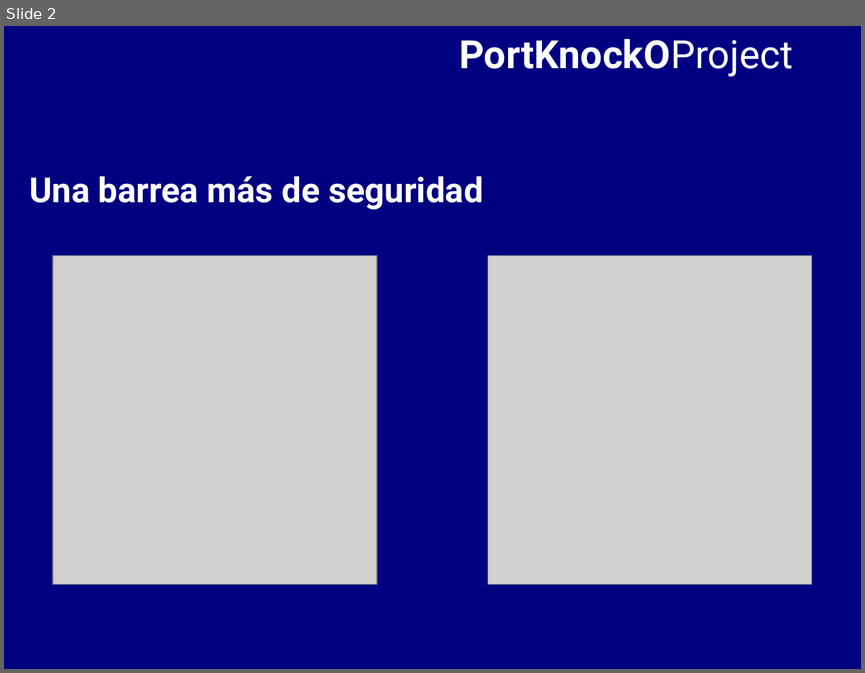
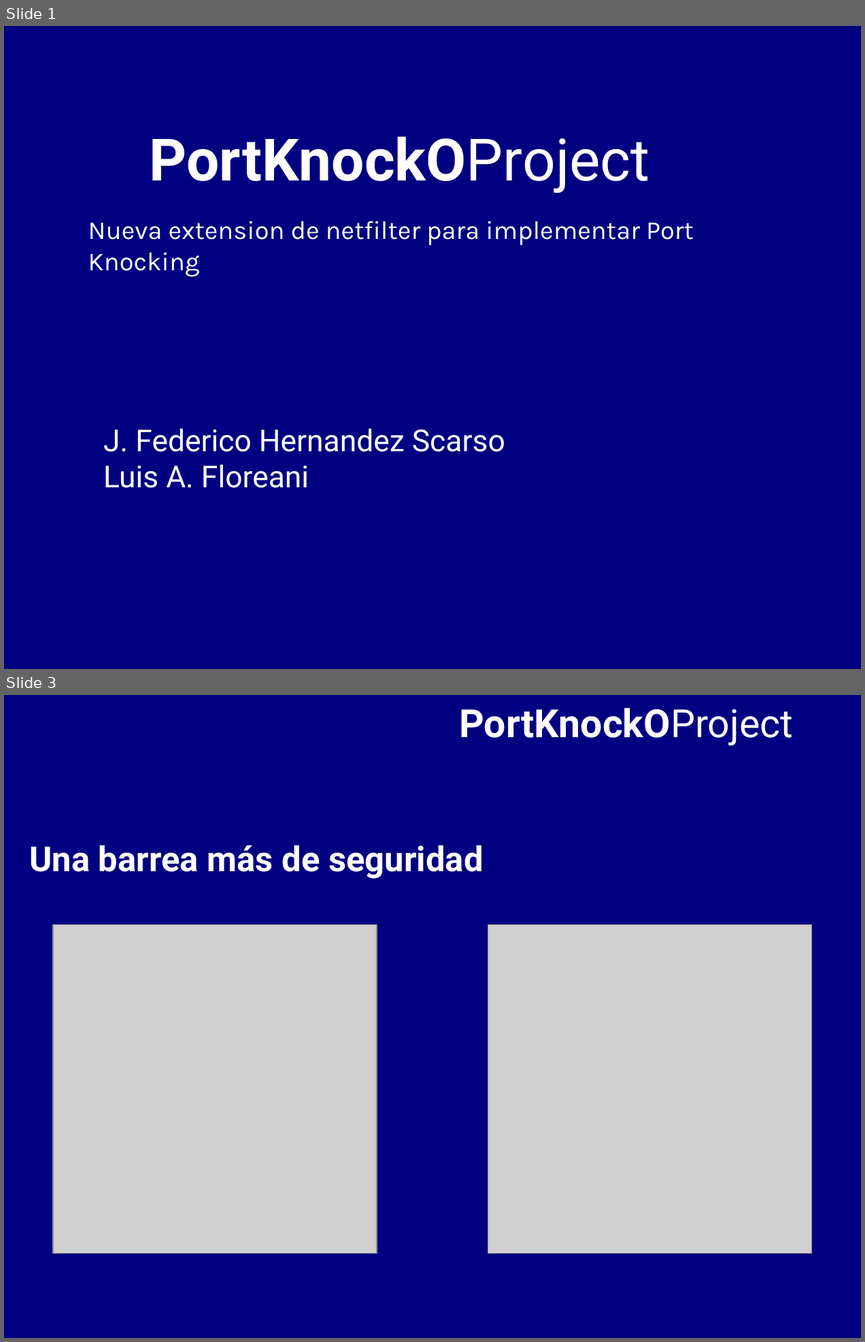
Before and after one commit to BackupTheBerlios/portknocko-svn, a slide deck: trunk/jornadas/jornadas.odp. Shown one above the other, each under a label of ours: slide 2 before the commit, slides 1 and 3 after it; the slides between them are not shown. The pictures are 865x673 and 865x1342 pixels, drawn with LibreOffice and Linux fonts; fonts in the diff are those of the drawing; grey boxes stand for pictures. Boxes give left, top, right and bottom in pixels: in the first picture for what was removed or moved away, otherwise in the second. Text is boxed around its words. In the diff, an @@ line names an element or a change of style, - is before the commit and + after.

```diff
--- a/trunk/jornadas/jornadas.odp
+++ b/trunk/jornadas/jornadas.odp
@@ slide 1 added at (4, 26, 861, 669), background #000080 @@
@@ text added at (150, 136, 650, 193), 54 pt, text #FFFFFF, bold @@
+PortKnockOProject
@@ text added at (88, 220, 694, 277), 24 pt, text #FFFFFF @@
+Nueva extension de netfilter para implementar Port Knocking
@@ text added at (103, 428, 505, 488), 28 pt, text #FFFFFF @@
+J. Federico Hernandez Scarso
+Luis A. Floreani
@@ what was slide 2 is now slide 3 @@
```
Also in this commit, not shown: 7 slides changed, 1 slide removed.
